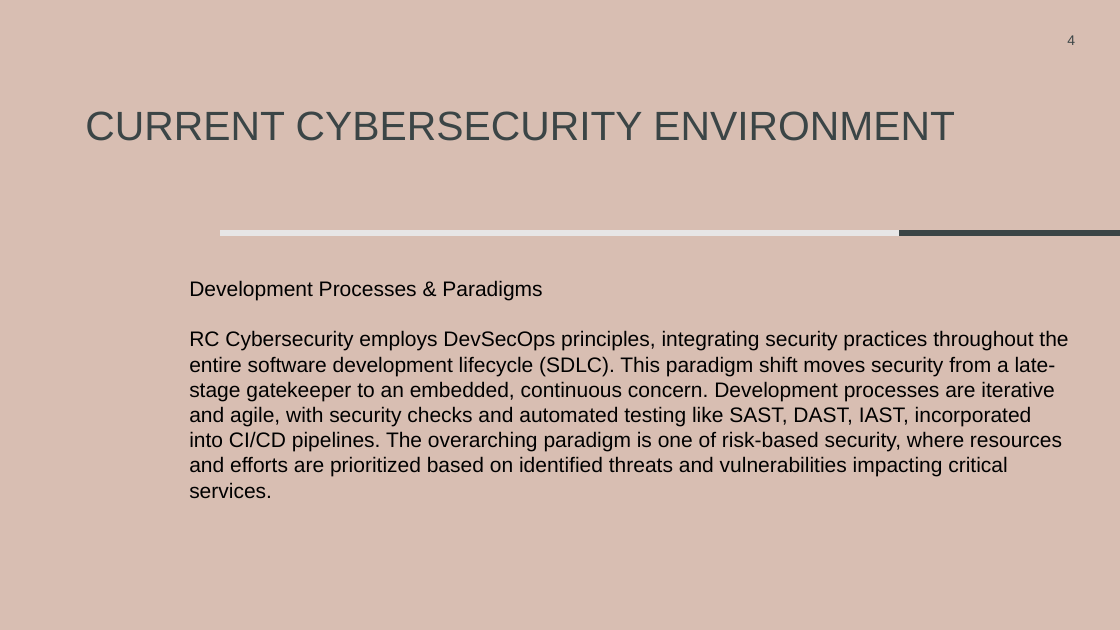
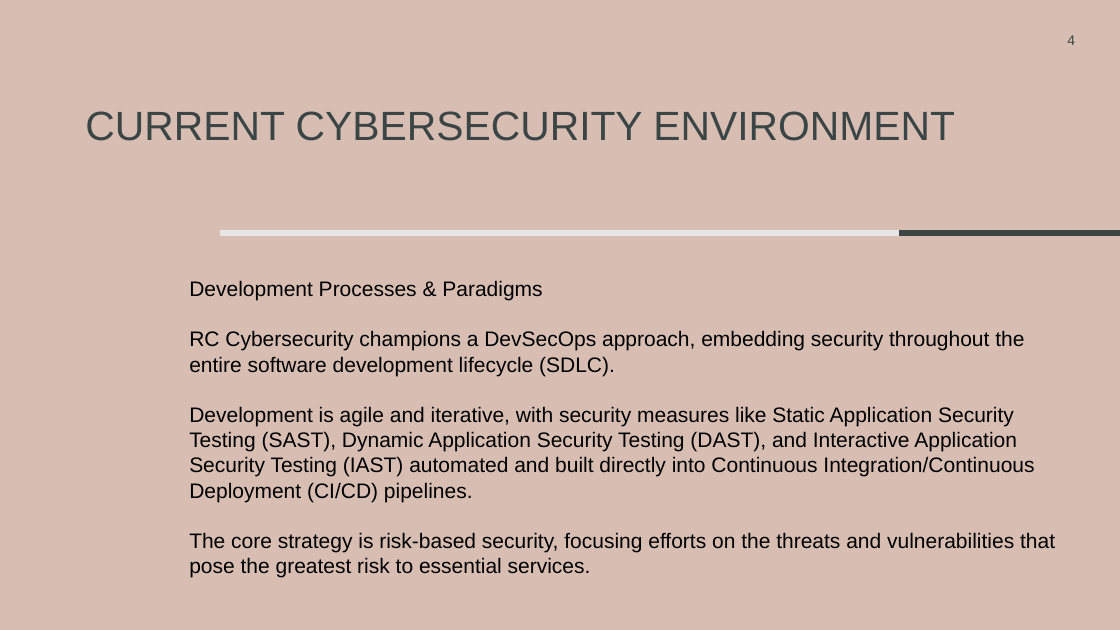
Before and after one commit to rcoon1/GCU-Masters, a slide deck: slide 4 of CYB-690/Topic 2/Security Framework RCoon.pptx. Drawn at 1120x630 pixels with LibreOffice and Linux fonts; fonts in the diff are those of the drawing. Boxes give left, top, right and bottom in pixels: in the first picture for what was removed or moved away, otherwise in the second. Text is boxed around its words. In the diff, an @@ line names an element or a change of style, - is before the commit and + after.

```diff
--- a/CYB-690/Topic 2/Security Framework RCoon.pptx
+++ b/CYB-690/Topic 2/Security Framework RCoon.pptx
@@ text at (x1=189, y1=330, x2=1055, y2=578): text changed @@
-RC Cybersecurity employs DevSecOps principles, integrating security practices throughout the entire software development lifecycle (SDLC). This paradigm shift moves security from a late-stage gatekeeper to an embedded, continuous concern. Development processes are iterative and agile, with security checks and automated testing like SAST, DAST, IAST, incorporated into CI/CD pipelines. The overarching paradigm is one of risk-based security, where resources and efforts are prioritized based on identified threats and vulnerabilities impacting critical services.
+RC Cybersecurity champions a DevSecOps approach, embedding security throughout the entire software development lifecycle (SDLC).
+Development is agile and iterative, with security measures like Static Application Security Testing (SAST), Dynamic Application Security Testing (DAST), and Interactive Application Security Testing (IAST) automated and built directly into Continuous Integration/Continuous Deployment (CI/CD) pipelines.
+The core strategy is risk-based security, focusing efforts on the threats and vulnerabilities that pose the greatest risk to essential services.
```
Also in this commit, not shown: 9 other slides changed, 8 other files.
